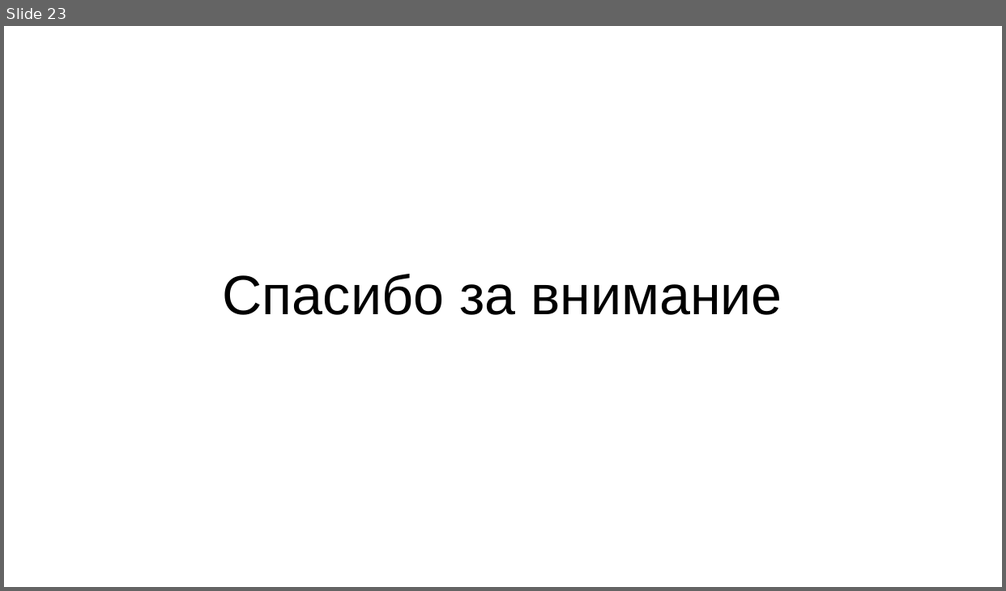
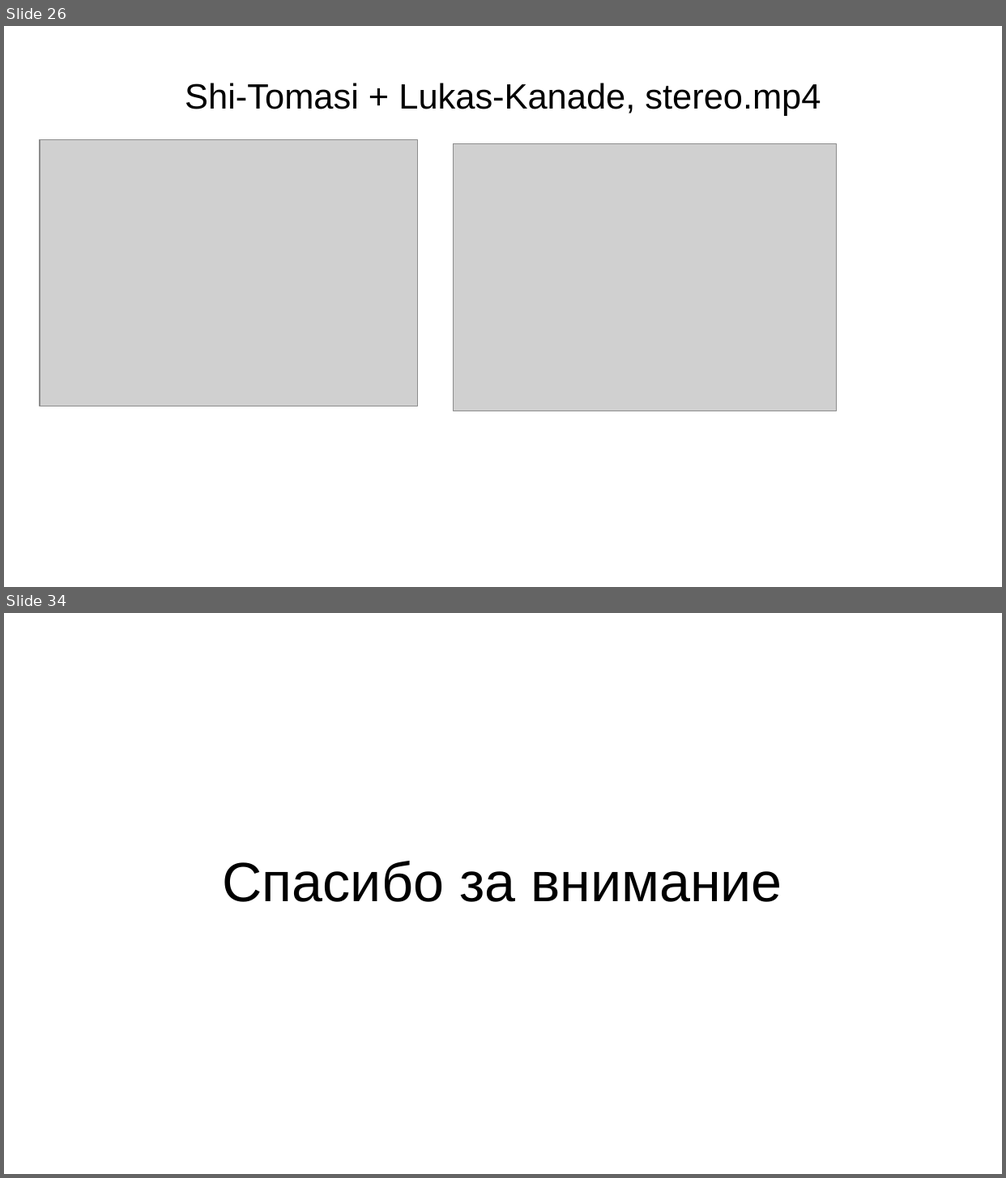
Before and after one commit to daniel-95/diploma, a slide deck: диплом/вкр.pptx. Shown one above the other, each under a label of ours: slide 23 before the commit, slides 26 and 34 after it; the slides between them are not shown. The pictures are 1006x591 and 1006x1178 pixels, drawn with LibreOffice and Linux fonts; fonts in the diff are those of the drawing; grey boxes stand for pictures. Boxes give left, top, right and bottom in pixels: in the first picture for what was removed or moved away, otherwise in the second. Text is boxed around its words. In the diff, an @@ line names an element or a change of style, - is before the commit and + after.

```diff
--- a/диплом/вкр.pptx
+++ b/диплом/вкр.pptx
@@ slide 26 added at bbox=[4, 26, 1002, 587], background #FFFFFF @@
@@ text added at bbox=[185, 83, 820, 116], 28 pt, text #000000 @@
+Shi-Tomasi + Lukas-Kanade, stereo.mp4
@@ picture added at bbox=[40, 140, 417, 407] @@
@@ picture added at bbox=[454, 143, 836, 411] @@
@@ what was slide 23 is now slide 34 @@
```
Also in this commit, not shown: 4 slides changed, 12 other slides added, 2 slides removed, 1 other file.
